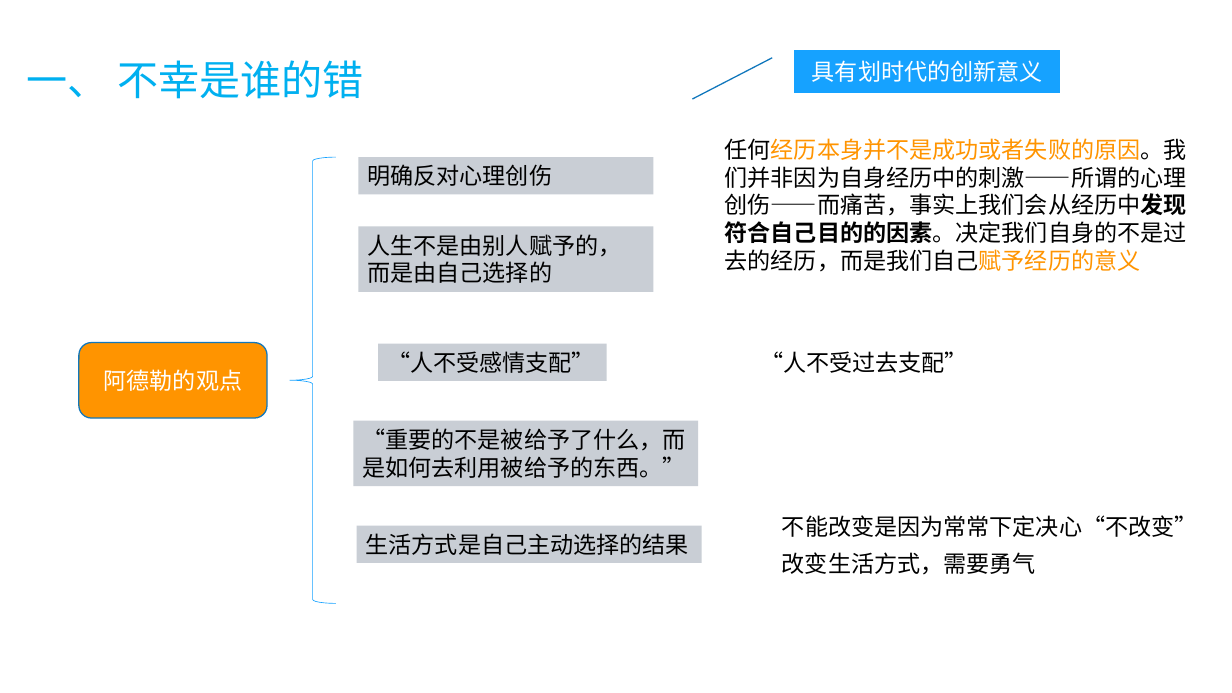
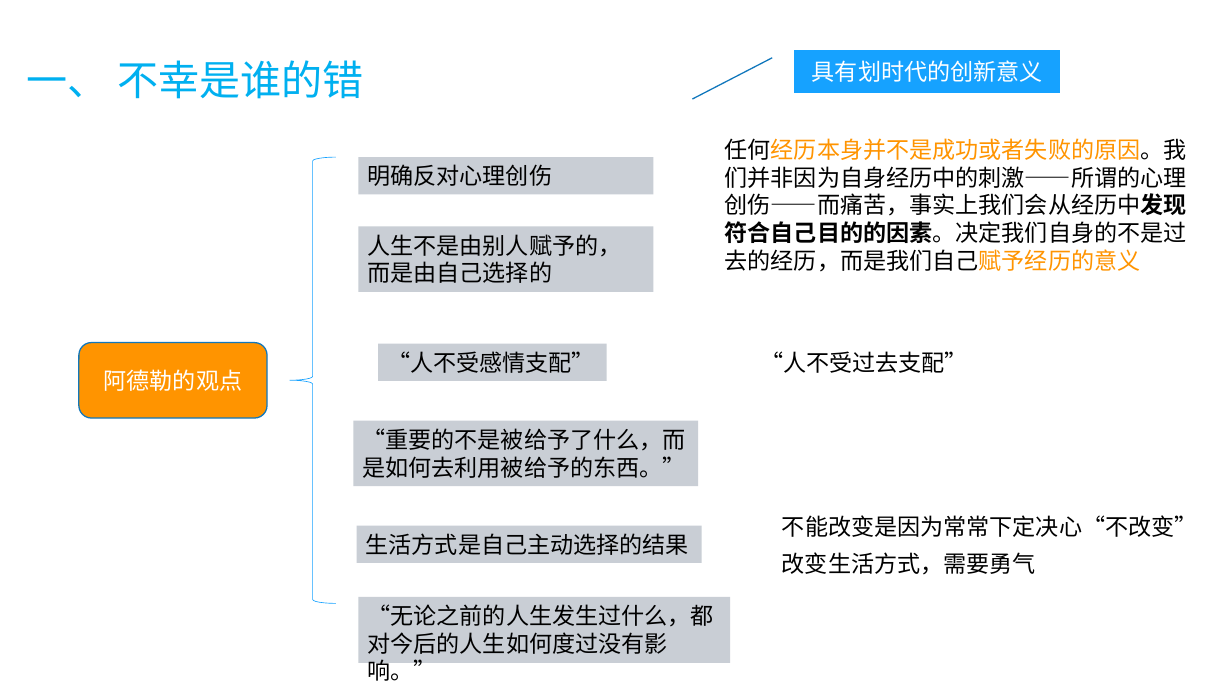
Before and after one commit to fancyChuan/reading-mindmap, a slide deck: slide 3 of PPT/被讨厌的勇气.pptx. Drawn at 1232x693 pixels with LibreOffice and Linux fonts; fonts in the diff are those of the drawing. Boxes give left, top, right and bottom in pixels: in the first picture for what was removed or moved away, otherwise in the second. Text is boxed around its words. In the diff, an @@ line names an element or a change of style, - is before the commit and + after.

```diff
--- a/PPT/被讨厌的勇气.pptx
+++ b/PPT/被讨厌的勇气.pptx
@@ rectangle added at bbox=[359, 597, 730, 664], fill #C9CED5, 18 pt, text #000000 @@
+“无论之前的人生发生过什么，都对今后的人生如何度过没有影响。”
```
Also in this commit, not shown: 1 other slide changed, 1 slide added, 2 other files.
